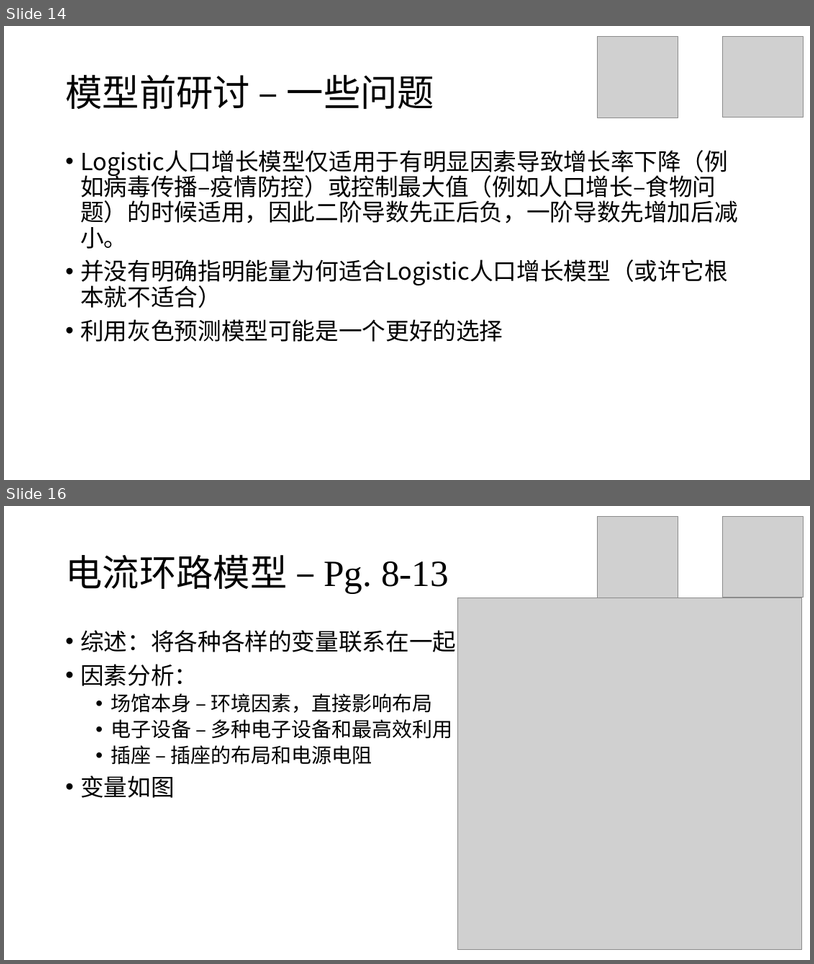
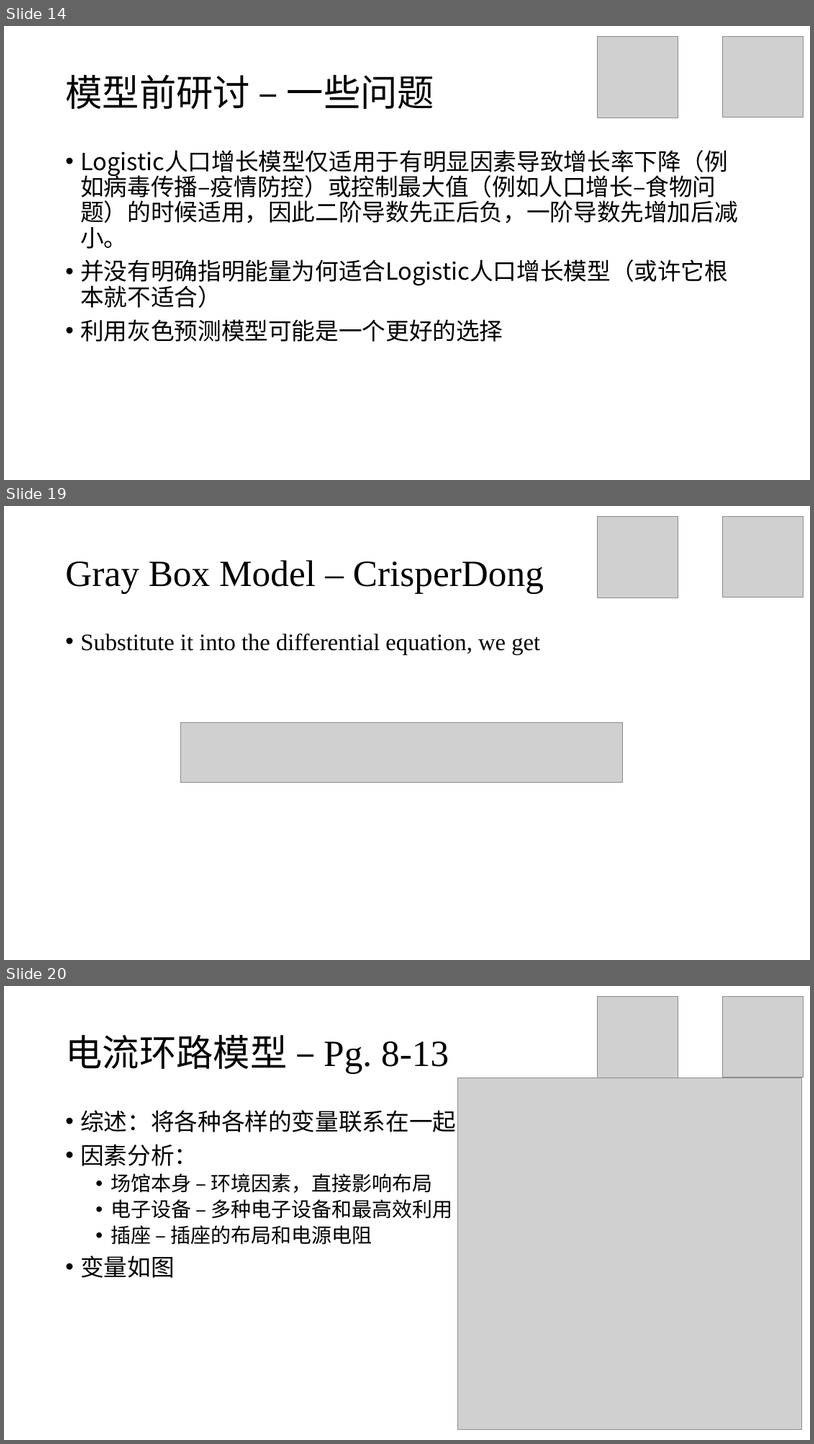
Before and after one commit to stOOrz-Science-Mind/2019_HiMCM_A_10005, a slide deck: 10005.pptx. Shown one above the other, each under a label of ours: slides 14 and 16 before the commit, slides 14, 19 and 20 after it; the slides between them are not shown. The pictures are 814x964 and 814x1444 pixels, drawn with LibreOffice and Linux fonts; fonts in the diff are those of the drawing; grey boxes stand for pictures. Boxes give left, top, right and bottom in pixels: in the first picture for what was removed or moved away, otherwise in the second. Text is boxed around its words. In the diff, an @@ line names an element or a change of style, - is before the commit and + after.

```diff
--- a/10005.pptx
+++ b/10005.pptx
@@ slide 19 added at [4,506,810,960], background #FFFFFF @@
@@ picture added at [598,516,679,597] @@
@@ picture added at [723,516,804,597] @@
@@ title added at [65,560,544,593], 44 pt, text #000000 @@
+Gray Box Model – CrisperDong
@@ text added at [80,633,540,654], 28 pt, text #000000 @@
+• Substitute it into the differential equation, we get
@@ picture added at [181,722,623,782] @@
@@ what was slide 16 is now slide 20 @@
```
Also in this commit, not shown: 4 other slides added, 1 slide removed, 1 other file.
